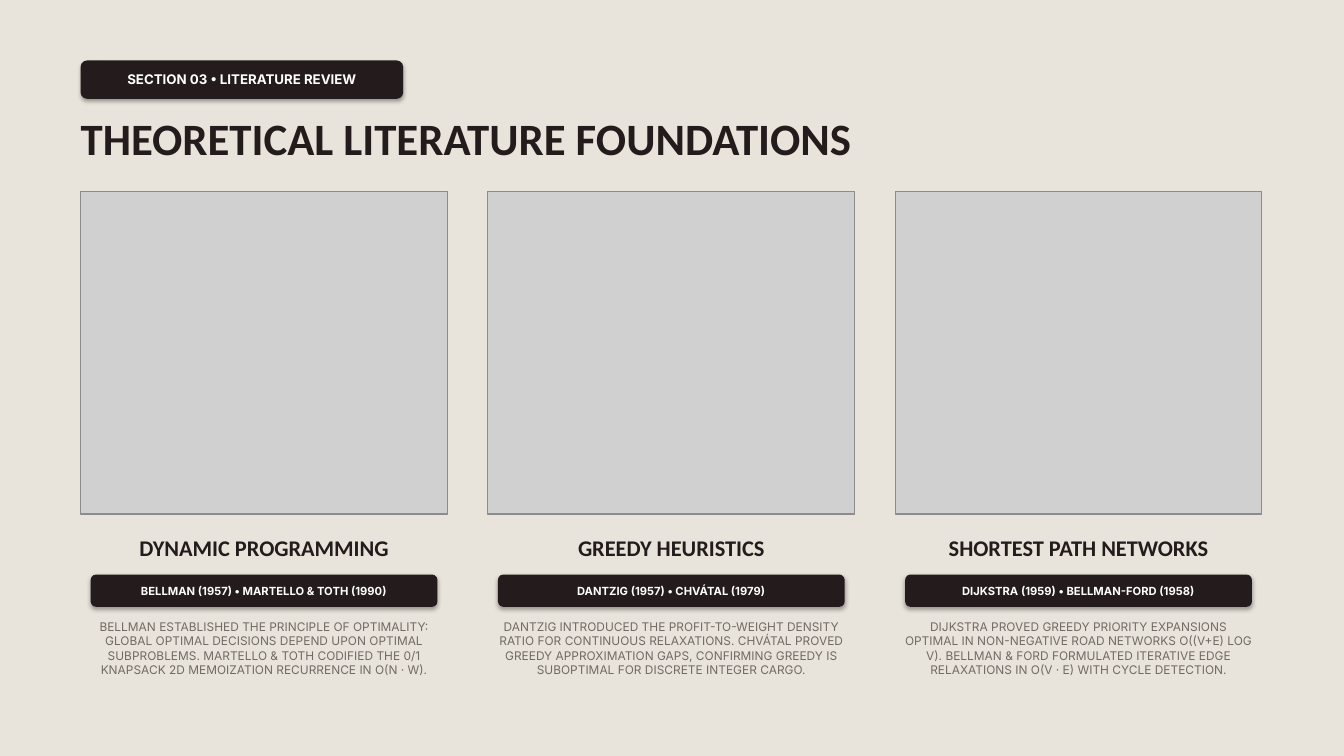
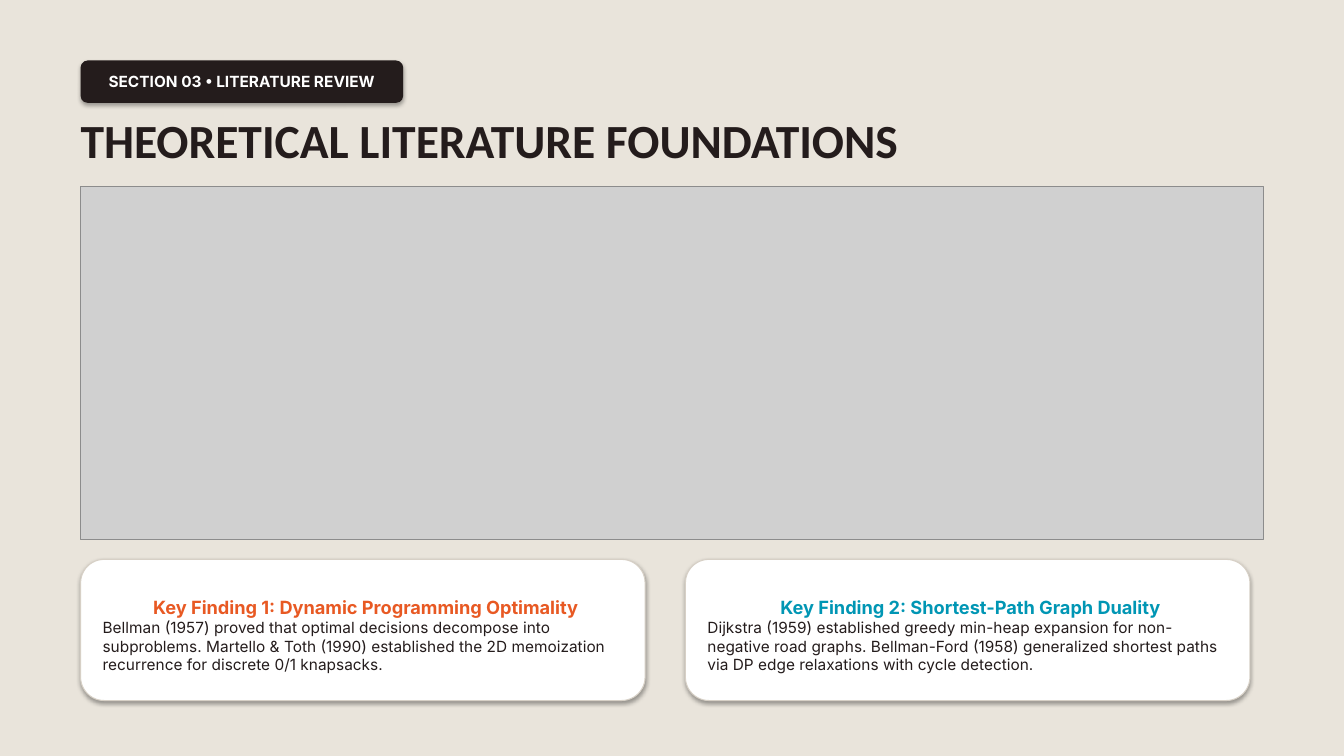
Before and after one commit to Himanshu-Git-101/DAA_PBL, a slide deck: slide 7 of SmartRoute_Presentation.pptx. Drawn at 1344x756 pixels with LibreOffice and Linux fonts; fonts in the diff are those of the drawing; grey boxes stand for pictures. Boxes give left, top, right and bottom in pixels: in the first picture for what was removed or moved away, otherwise in the second. Text is boxed around its words. In the diff, an @@ line names an element or a change of style, - is before the commit and + after.

```diff
--- a/SmartRoute_Presentation.pptx
+++ b/SmartRoute_Presentation.pptx
@@ rounded rectangle "SECTION 03 • LITERATURE REVIEW": place and size @@
-rounded rectangle "SECTION 03 • LITERATURE REVIEW" at bbox=[81, 60, 403, 99]
+rounded rectangle "SECTION 03 • LITERATURE REVIEW" at bbox=[81, 60, 403, 103]
@@ rounded rectangle "SECTION 03 • LITERATURE REVIEW" at bbox=[81, 60, 403, 103]: size 9.5 to 11 pt @@
@@ text "THEORETICAL LITERATURE FOUNDATIONS" at bbox=[81, 127, 898, 159]: size 32 to 34 pt @@
@@ picture: place and size @@
-picture at bbox=[81, 192, 448, 514]
+picture at bbox=[81, 187, 1263, 539]
@@ picture removed at bbox=[488, 192, 855, 514] @@
@@ picture removed at bbox=[895, 192, 1262, 514] @@
@@ rounded rectangle added at bbox=[81, 560, 645, 701], fill #FFFFFF, outline #D7D0C6 0.75 pt, 11 pt, text #241C1C @@
+Key Finding 1: Dynamic Programming Optimality
+Bellman (1957) proved that optimal decisions decompose into subproblems. Martello & Toth (1990) established the 2D memoization recurrence for discrete 0/1 knapsacks.
@@ text removed at bbox=[139, 541, 389, 556] @@
-DYNAMIC PROGRAMMING
@@ text removed at bbox=[578, 541, 765, 556] @@
-GREEDY HEURISTICS
@@ rounded rectangle added at bbox=[686, 560, 1250, 701], fill #FFFFFF, outline #D7D0C6 0.75 pt, 11 pt, text #241C1C @@
+Key Finding 2: Shortest-Path Graph Duality
+Dijkstra (1959) established greedy min-heap expansion for non-negative road graphs. Bellman-Ford (1958) generalized shortest paths via DP edge relaxations with cycle detection.
@@ text removed at bbox=[949, 541, 1208, 556] @@
-SHORTEST PATH NETWORKS
@@ rounded rectangle removed at bbox=[91, 575, 438, 607] @@
-BELLMAN (1957) • MARTELLO & TOTH (1990)
@@ rounded rectangle removed at bbox=[498, 575, 845, 607] @@
-DANTZIG (1957) • CHVÁTAL (1979)
@@ rounded rectangle removed at bbox=[905, 575, 1252, 607] @@
-DIJKSTRA (1959) • BELLMAN-FORD (1958)
@@ text removed at bbox=[100, 622, 428, 675] @@
-BELLMAN ESTABLISHED THE PRINCIPLE OF OPTIMALITY: GLOBAL OPTIMAL DECISIONS DEPEND UPON OPTIMAL SUBPROBLEMS. MARTELLO & TOTH CODIFIED THE 0/1 KNAPSACK 2D MEMOIZATION RECURRENCE IN O(N · W).
@@ text removed at bbox=[499, 622, 843, 674] @@
-DANTZIG INTRODUCED THE PROFIT-TO-WEIGHT DENSITY RATIO FOR CONTINUOUS RELAXATIONS. CHVÁTAL PROVED GREEDY APPROXIMATION GAPS, CONFIRMING GREEDY IS SUBOPTIMAL FOR DISCRETE INTEGER CARGO.
@@ text removed at bbox=[905, 622, 1251, 675] @@
-DIJKSTRA PROVED GREEDY PRIORITY EXPANSIONS OPTIMAL IN NON-NEGATIVE ROAD NETWORKS O((V+E) LOG V). BELLMAN & FORD FORMULATED ITERATIVE EDGE RELAXATIONS IN O(V · E) WITH CYCLE DETECTION.
```
Also in this commit, not shown: 12 other slides changed, 4 slides added, 4 slides removed, 16 other files.
